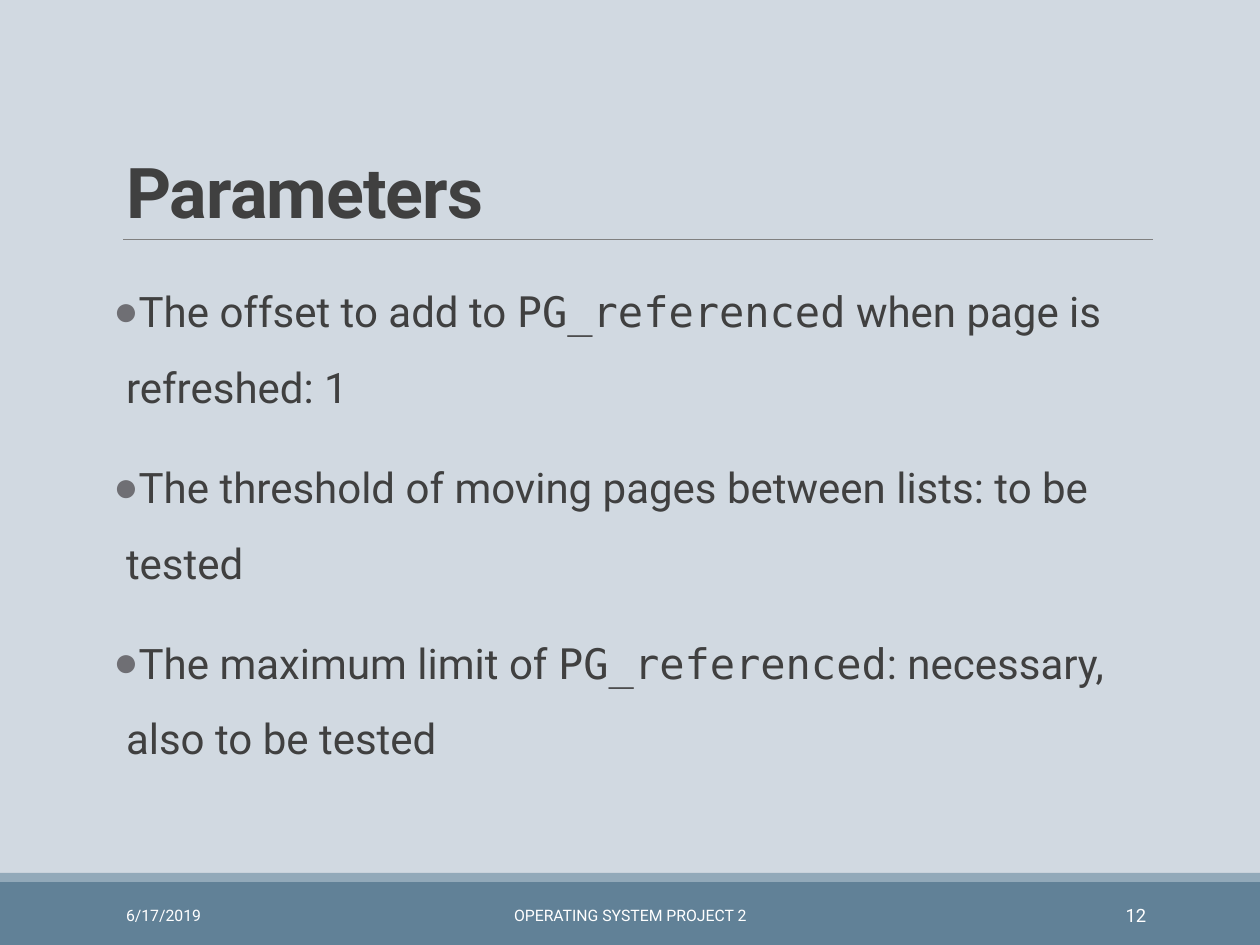
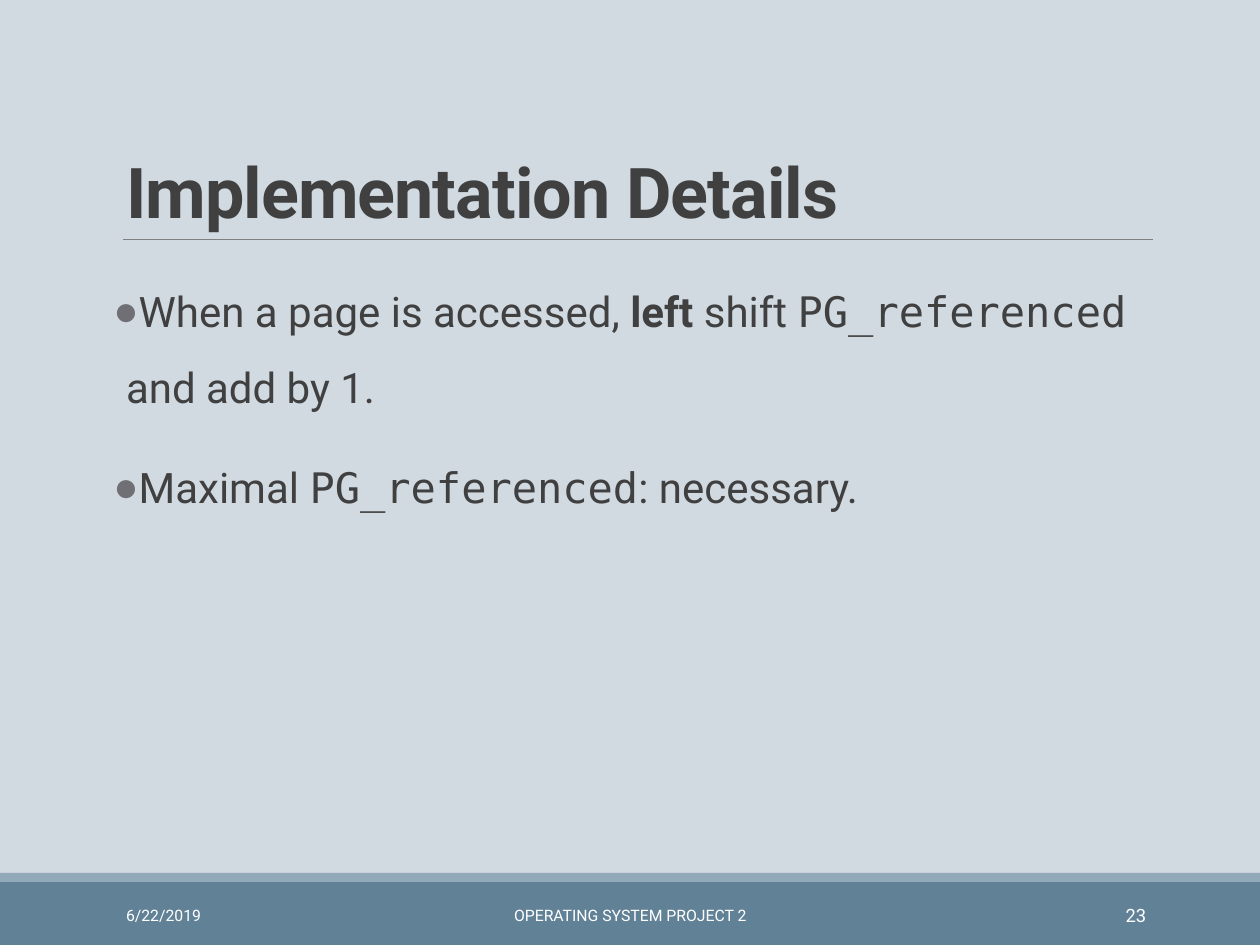
Before and after one commit to wzh99/OSProject, a slide deck: slide 23 of Project2/prj2pre.pptx (slide 12 before the commit). Drawn at 1260x945 pixels with LibreOffice and Linux fonts; fonts in the diff are those of the drawing. Boxes give left, top, right and bottom in pixels: in the first picture for what was removed or moved away, otherwise in the second. Text is boxed around its words. In the diff, an @@ line names an element or a change of style, - is before the commit and + after.

Commit message:
Add LRU to presentation.

```diff
--- a/Project2/prj2pre.pptx
+++ b/Project2/prj2pre.pptx
@@ title at (126, 165, 838, 232): text changed @@
-Parameters
+Implementation Details
@@ text at (126, 295, 1127, 513): text changed @@
-● The offset to add to PG_referenced when page is refreshed: 1
-● The threshold of moving pages between lists: to be tested
-● The maximum limit of PG_referenced: necessary, also to be tested
+● When a page is accessed, left shift PG_referenced and add by 1.
+● Maximal PG_referenced: necessary.
@@ text at (126, 909, 201, 922): text changed @@
-6/17/2019
+6/22/2019
@@ page number at (1126, 909, 1147, 922): text changed @@
-12
+23
```
Also in this commit, not shown: 23 other slides changed, 9 slides added, 1 other file.
